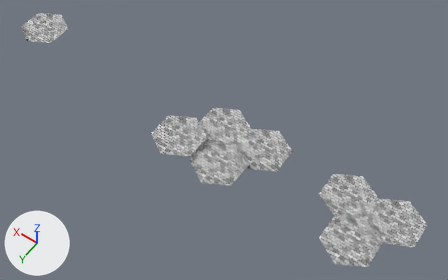
An edit to the Blender file src/Assets/hexagon.blend, drawn before and after from the same camera.
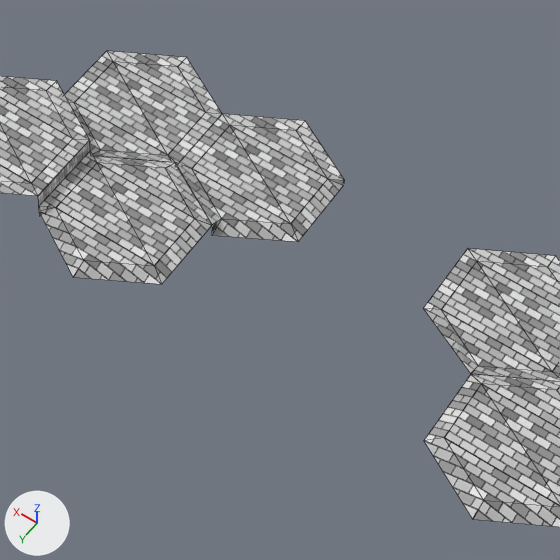
There are two pictures of each version: one whole from a 50 mm camera at (-1.81, 14.51, 21.85) aimed at (8.28, 0.39, -0.34), one close up on the part from 40% to 81% of the width and 32% to 99% of the height. Arrows for +X, +Y and +Z are at lower left; the lights stay in place. The close-ups show mesh edges as thin lines.

Objects in the first close-up: 'Hexa.001', 'Hexa.002', 'Hexa.003', 'Hexa.004', 'Hexa.005', 'Hexa.006', 'Plane.001'.
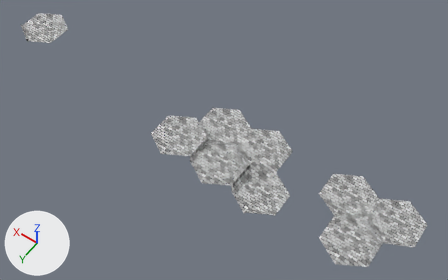
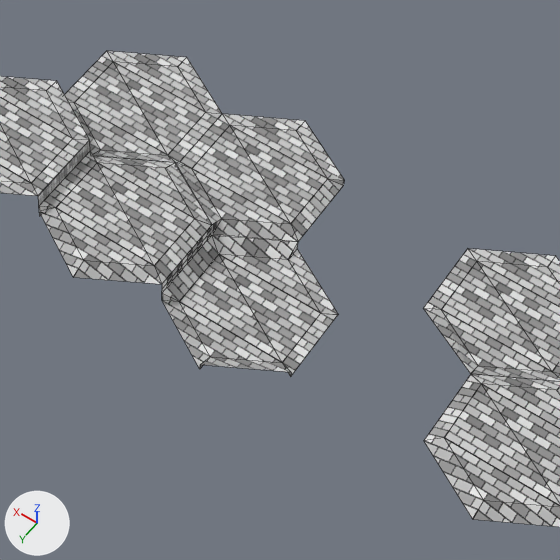
The change, as JSON lines over the scene's bpy script:
```json
{"op": "add", "block": "mat_material_011", "code": ["mat_material_011 = bpy.data.materials.new('Material.011')", "mat_material_011.use_nodes = True; mat_material_011.node_tree.nodes.clear()", "_N = mat_material_011.node_tree.nodes; _L = mat_material_011.node_tree.links", "n0 = _N.new('ShaderNodeBsdfPrincipled'); n0.name = 'Principled BSDF'", "n0.distribution = 'GGX'", "n0.subsurface_method = 'RANDOM_WALK_SKIN'", "n1 = _N.new('ShaderNodeOutputMaterial'); n1.name = 'Material Output'", "n2 = _N.new('ShaderNodeTexBrick'); n2.name = 'Brick Texture'", "_L.new(n0.outputs[0], n1.inputs[0])  # 'BSDF' to 'Surface'", "_L.new(n2.outputs[0], n0.inputs[0])  # 'Color' to 'Base Color'"]}
{"op": "add", "block": "me_circle_001", "code": ["me_circle_001 = bpy.data.meshes.new('Circle.001')", "me_circle_001.from_pydata(...)  # 22 vertices, 17 faces; spans x -1.08..1.08, y -1.25..1.25, z -0.02..0.41", "me_circle_001.materials.append(mat_material_011)"]}
{"op": "add", "block": "ob_hexa_008", "code": ["ob_hexa_008 = bpy.data.objects.new('Hexa.008', me_circle_001)", "ob_hexa_008.location = (5.32, 1.86, -0.28)"]}
```

Location of each change, (x1, y1, x2, y2) in pixels of the close-ups (560 x 560 px):
```json
{"object": "Hexa.008", "change": "added", "after": [162, 226, 339, 377]}
```
